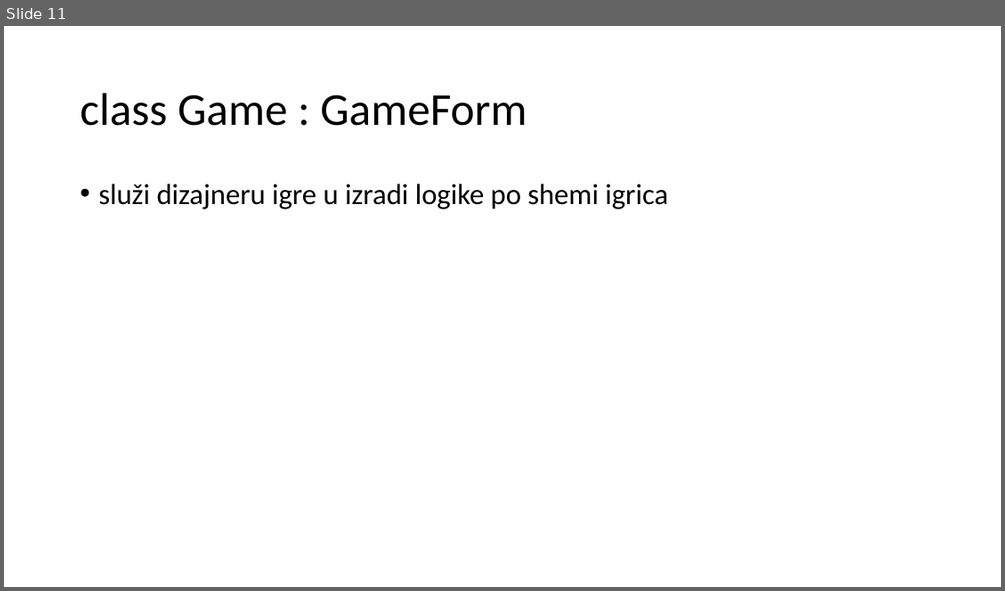
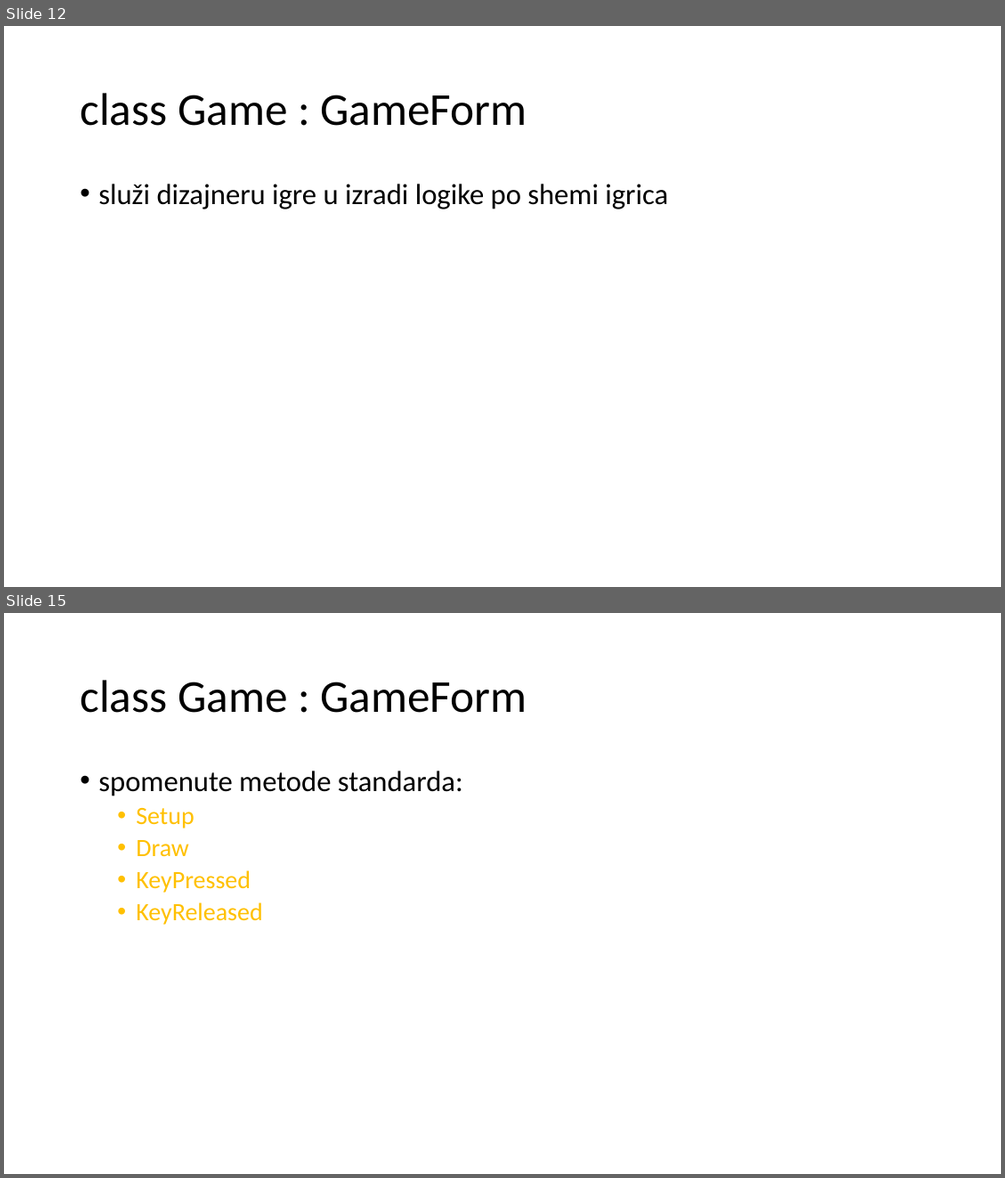
Before and after one commit to mihapetr/Zmija, a slide deck: docs/Zmijica.pptx. Shown one above the other, each under a label of ours: slide 11 before the commit, slides 12 and 15 after it; the slides between them are not shown. The pictures are 1005x591 and 1005x1178 pixels, drawn with LibreOffice and Linux fonts; fonts in the diff are those of the drawing. Boxes give left, top, right and bottom in pixels: in the first picture for what was removed or moved away, otherwise in the second. Text is boxed around its words. In the diff, an @@ line names an element or a change of style, - is before the commit and + after.

```diff
--- a/docs/Zmijica.pptx
+++ b/docs/Zmijica.pptx
@@ slide 15 added at (4, 613, 1001, 1174), background #FFFFFF @@
@@ title added at (80, 680, 526, 713), 44 pt, text #000000 @@
+class Game : GameForm
@@ text added at (98, 771, 463, 925), 24 pt, text #FFC000 @@
+• spomenute metode standarda:
+  • Setup
+  • Draw
+  • KeyPressed
+  • KeyReleased
@@ what was slide 11 is now slide 12 @@
```
Also in this commit, not shown: 6 slides changed, 6 other slides added, 2 slides removed, 1 other file.
